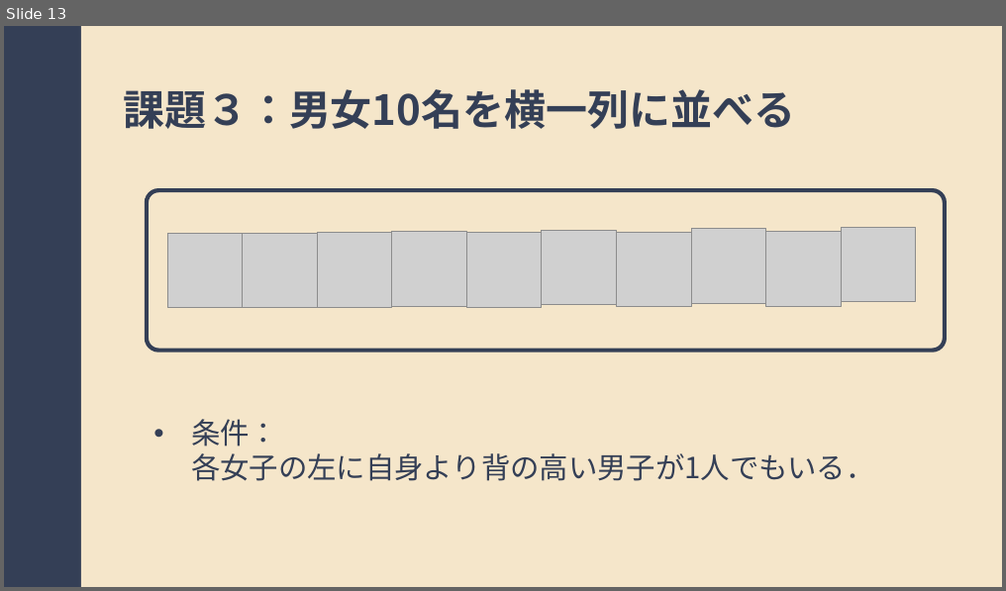
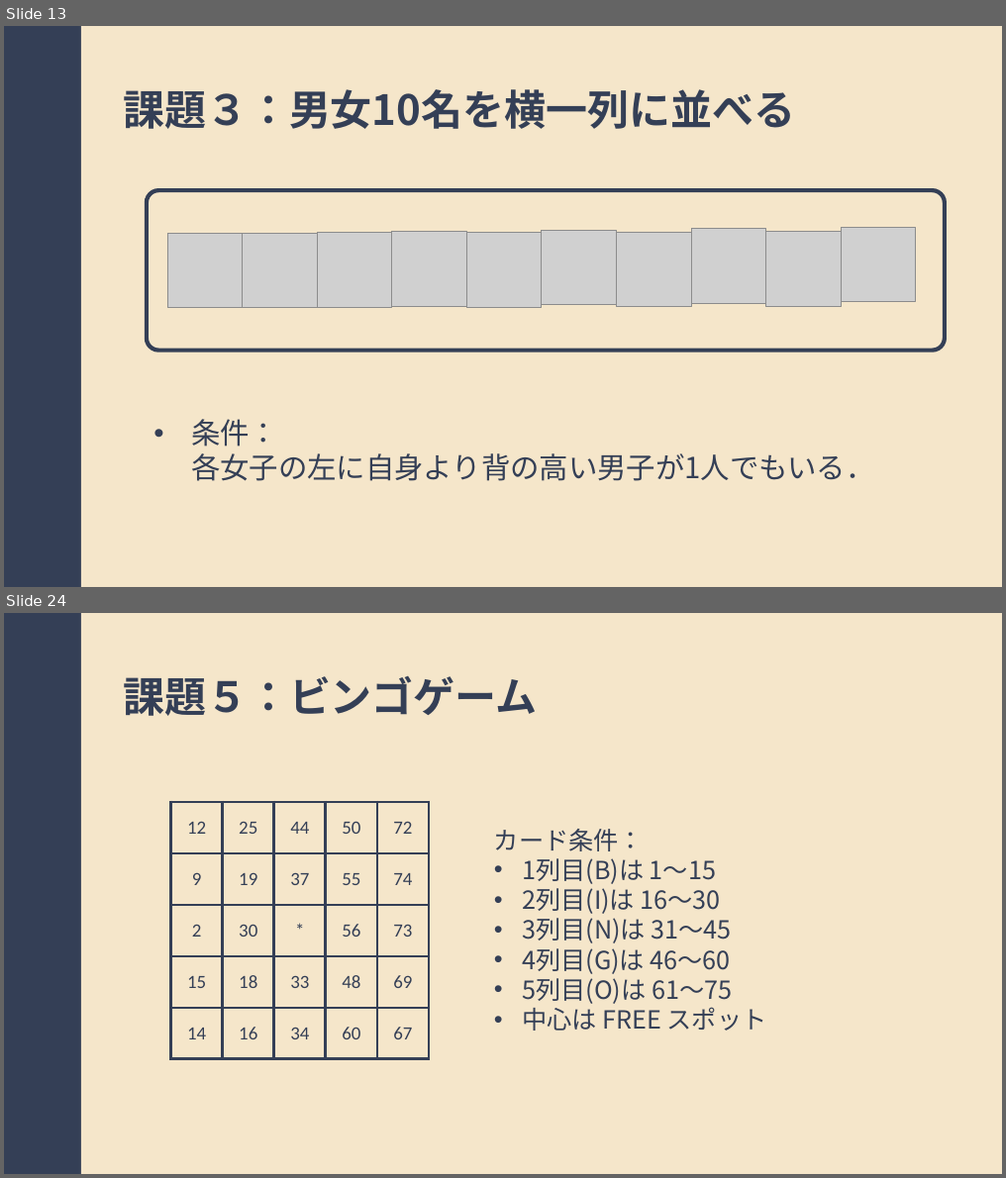
Before and after one commit to imamkhairi/jikkenII, a slide deck: random/presentation/presentation.pptx. Shown one above the other, each under a label of ours: slide 13 before the commit, slides 13 and 24 after it; the slides between them are not shown. The pictures are 1006x591 and 1006x1178 pixels, drawn with LibreOffice and Linux fonts; fonts in the diff are those of the drawing; grey boxes stand for pictures. Boxes give left, top, right and bottom in pixels: in the first picture for what was removed or moved away, otherwise in the second. Text is boxed around its words. In the diff, an @@ line names an element or a change of style, - is before the commit and + after.

```diff
--- a/random/presentation/presentation.pptx
+++ b/random/presentation/presentation.pptx
@@ slide 24 added at (4, 613, 1002, 1174), background #343F56 @@
@@ rectangle added at (81, 613, 1002, 1174), fill #F5E6CA @@
@@ text added at (123, 676, 537, 716), 40 pt, text #343F56, bold @@
+課題５：ビンゴゲーム
@@ table added at (171, 802, 430, 1059), 5 rows, 5 columns @@
+12 | 25 | 44 | 50 | 72
+9 | 19 | 37 | 55 | 74
+2 | 30 | * | 56 | 73
+15 | 18 | 33 | 48 | 69
+14 | 16 | 34 | 60 | 67
@@ text added at (494, 829, 767, 1031), 24 pt, text #343F56 @@
+カード条件：
+• 1列目(B)は 1～15
+• 2列目(I)は 16～30
+• 3列目(N)は 31～45
+• 4列目(G)は 46～60
+• 5列目(O)は 61～75
+• 中心は FREE スポット
```
Also in this commit, not shown: 8 slides changed, 12 other slides added, 36 other files.
